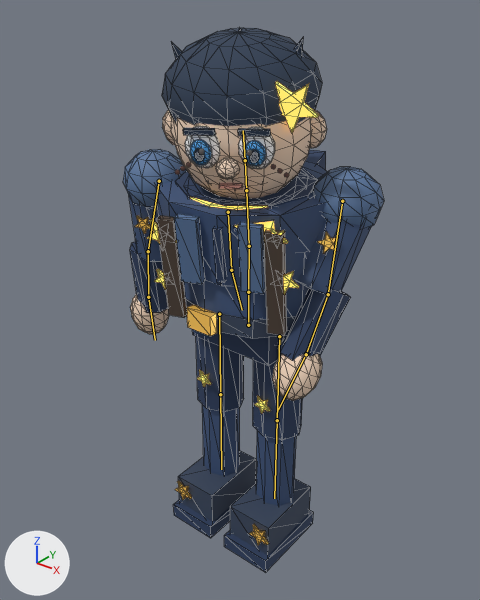
Before and after pictures for a commit that changed the glTF model src/assets/nova.glb.
Both versions are drawn from a 50 mm camera at (1.279, -1.648, 2.01) aimed at (-0.032, -0.01, 0.994). The lights are fixed; the arrows at lower left show +X, +Y and +Z. The older version comes first. Both versions are drawn at frame 10 of the action 'Chop'; the numbers are the values there. The bones that change, and the others that lie on the model, are drawn over the model as lines. Mesh edges are drawn as thin lines.

Objects in the first picture: 'NovaBody'.
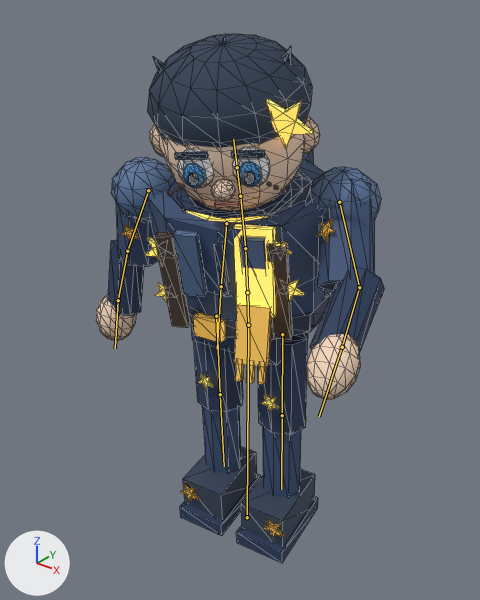
Location of each change, [x1, y1, x2, y2] in pixels of the pictures (480 x 600 px):
'NovaBody', posed (11% wider): before [123, 28, 384, 573]; after [96, 34, 385, 563]
bone 'hips', root to tip: before (248, 325) to (248, 292); after (248, 325) to (247, 292)
bone 'spine', root to tip: before (248, 292) to (249, 246); after (247, 292) to (245, 248)
bone 'chest', root to tip: before (249, 246) to (246, 190); after (245, 248) to (240, 196)
bone 'neck', root to tip: before (246, 190) to (245, 160); after (240, 196) to (237, 167)
bone 'scarf1', root to tip: before (228, 212) to (231, 270); after (226, 223) to (221, 286)
bone 'scarf2', root to tip: before (231, 270) to (242, 310); after (221, 286) to (217, 349)
bone 'upperarm.L', root to tip: before (159, 181) to (148, 251); after (148, 190) to (127, 251)
bone 'forearm.L', root to tip: before (148, 251) to (148, 297); after (127, 251) to (118, 300)
bone 'upperarm.R', root to tip: before (342, 201) to (328, 294); after (339, 202) to (359, 287)
bone 'forearm.R', root to tip: before (328, 294) to (306, 354); after (359, 287) to (342, 347)
bone 'hand.R', root to tip: before (306, 354) to (278, 410); after (342, 347) to (319, 416)

The change in detail:
Bone 'hips' (bone_hips) turns from (0, 0, 0) to (3, 8, 0) degrees about its own x, y and z.
Bone 'spine' (bone_spine) turns from (0, 0, 0) to (3, 5, 0) degrees about its own x, y and z.
Bone 'chest' (bone_chest) turns from (8, 18, 0) to (8, 10, 0) degrees about its own x, y and z.
Bone 'neck' (bone_neck) turns from (0, 0, 0) to (2, -2, 0) degrees about its own x, y and z.
Bone 'scarf1' (bone_scarf1) turns from (18, 0, -3) to (-12, 0, 0) degrees about its own x, y and z.
Bone 'scarf2' (bone_scarf2) turns from (0, 0, 0) to (-18, 0, 0) degrees about its own x, y and z.
Bone 'upperarm.L' (bone_upperarm_l) turns from (0, 0, 0) to (5, 0, 10) degrees about its own x, y and z.
Bone 'forearm.L' (bone_forearm_l) turns from (0, 0, 0) to (-20, 0, 0) degrees about its own x, y and z.
Bone 'upperarm.R' (bone_upperarm_r) turns from (-28, 0, 10) to (-49, 0, -39) degrees about its own x, y and z.
Bone 'forearm.R' (bone_forearm_r) turns from (-8, 0, 0) to (-25, 0, 0) degrees about its own x, y and z.
Bone 'hand.R' (bone_hand_r) turns from (0, 0, 0) to (4, 0, 0) degrees about its own x, y and z.
